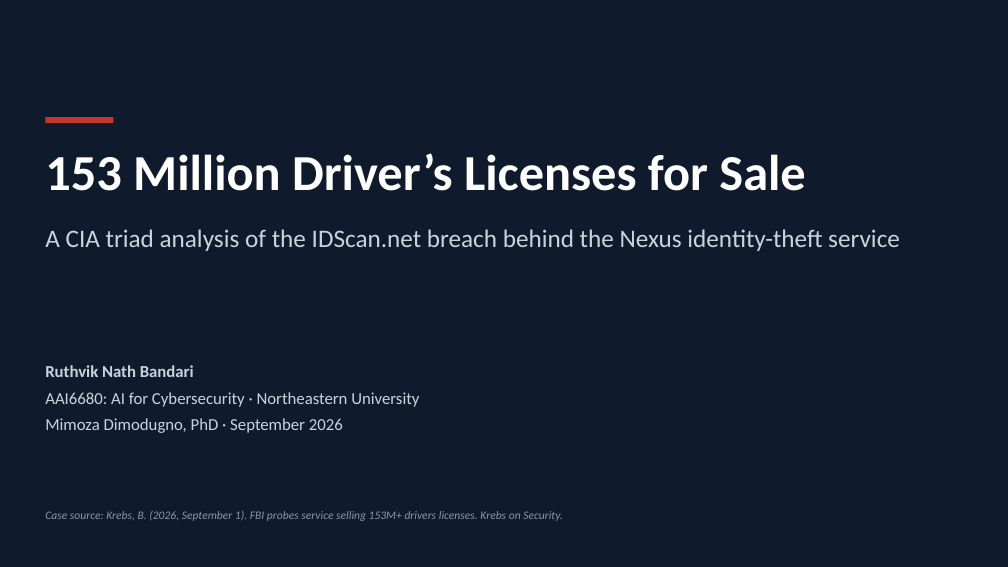
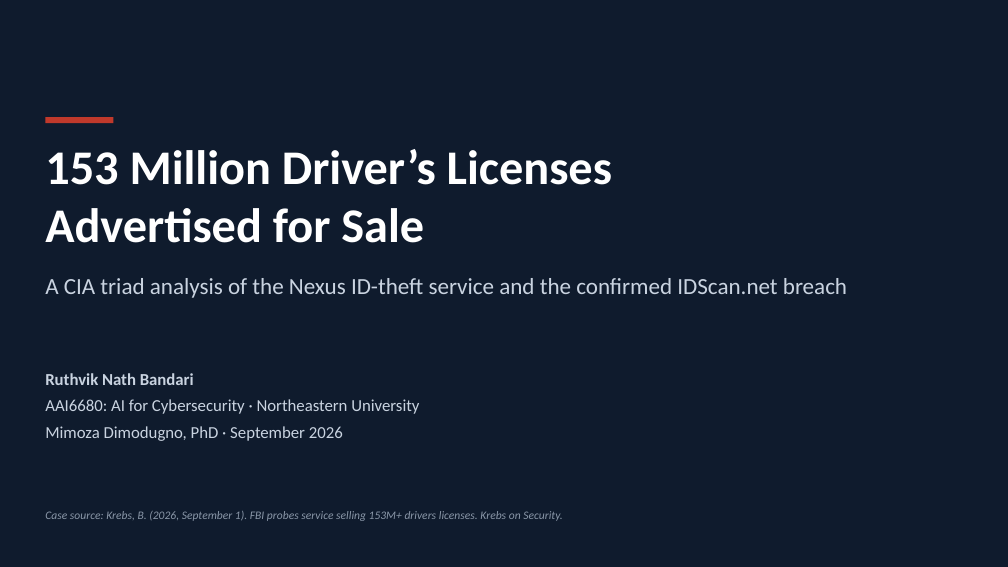
Before and after one commit to Ruthvik-Bandari/ArtificialIntelligence-for-Cybersecurity, a slide deck: slide 1 of module-02-cia-triad-analysis/Ruthvik_Nath_Bandari_Module2_CIA_Triad_Analysis.pptx. Drawn at 1008x567 pixels with LibreOffice and Linux fonts; fonts in the diff are those of the drawing. Boxes give left, top, right and bottom in pixels: in the first picture for what was removed or moved away, otherwise in the second. Text is boxed around its words. In the diff, an @@ line names an element or a change of style, - is before the commit and + after.

```diff
--- a/module-02-cia-triad-analysis/Ruthvik_Nath_Bandari_Module2_CIA_Triad_Analysis.pptx
+++ b/module-02-cia-triad-analysis/Ruthvik_Nath_Bandari_Module2_CIA_Triad_Analysis.pptx
@@ text at [45, 149, 612, 243]: text changed; size 48 to 46 pt @@
-153 Million Driver’s Licenses for Sale
+153 Million Driver’s Licenses
+Advertised for Sale
@@ text at [45, 278, 847, 298]: text changed; size 24 to 22 pt @@
-A CIA triad analysis of the IDScan.net breach behind the Nexus identity-theft service
+A CIA triad analysis of the Nexus ID-theft service and the confirmed IDScan.net breach
@@ text "Ruthvik Nath Bandari": place and size @@
-text "Ruthvik Nath Bandari" at [45, 365, 419, 433]
+text "Ruthvik Nath Bandari" at [45, 373, 419, 441]
```
Also in this commit, not shown: 5 other slides changed, 4 other files.
